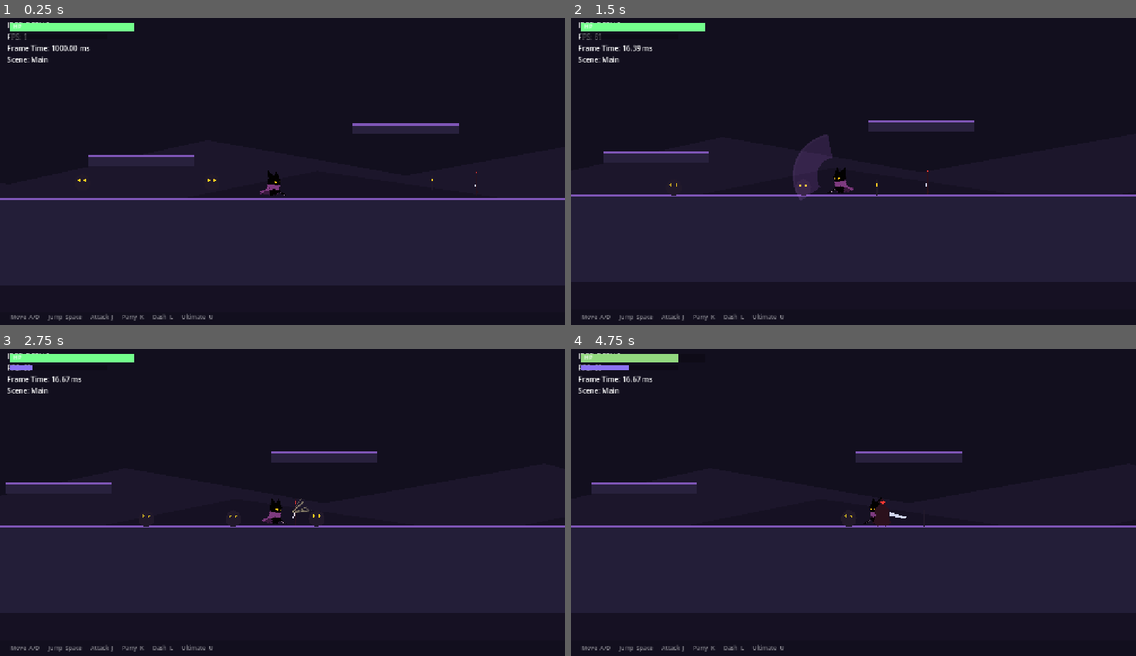
Above: before the commit, frames 1-4 (two rows, left to right).
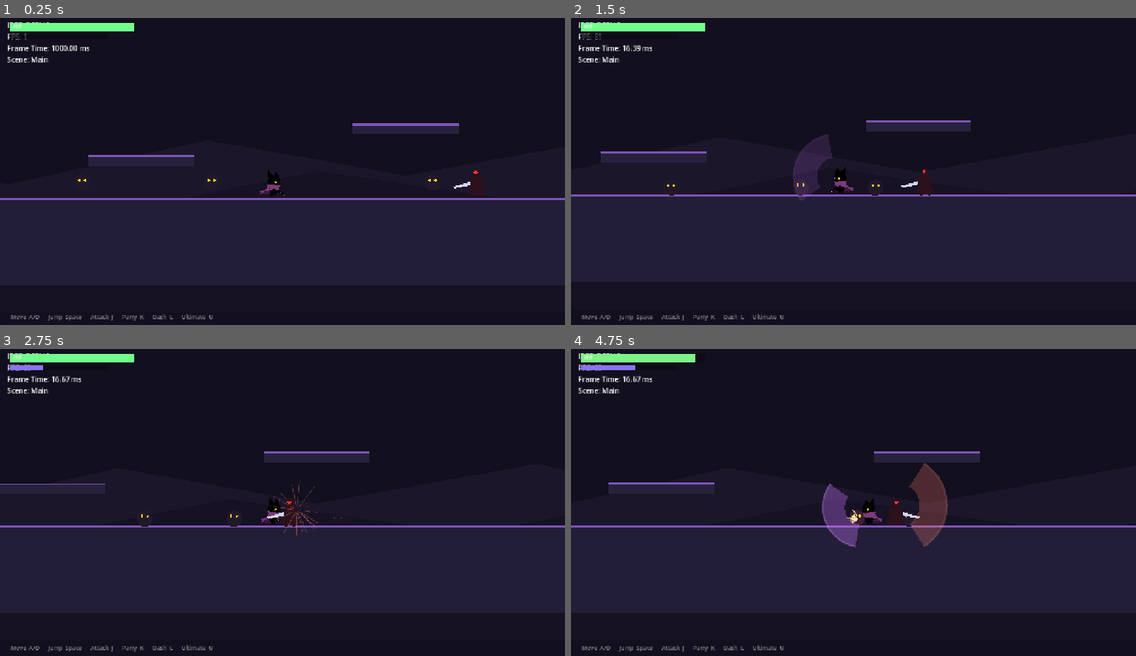
Above: after the commit, the same moments.

Repository: yunjeonghwan01-max/Vibe_voider
Game: Godot game, scene res://app/main.tscn
The game is run twice, just before and just after one commit, with the same random seed, the same clock (stepped at 60 frames per second) and the same inputs.
Inputs (mouse positions are in pixels of both pictures, inside the frame that each line leads up to):
- Up to frame 1 (0.25 s): no input
- Up to frame 2 (1.5 s): tap Enter at 0.5 s; move the mouse to (977, 156) at 0.52 s; hold Right (player_move_right) 0.53-1.28 s; tap J (player_attack) at 0.6, 1.35 s; click (977, 156) at 0.67 s; tap Space (player_jump) at 0.77 s; move the mouse to (740, 186) at 1.27 s; hold Left (player_move_left) from 1.28 s (still down); click (740, 186) at 1.42 s
- Up to frame 3 (2.75 s): tap Space (player_jump) at 1.52 s; move the mouse to (339, 431) at 2.02 s; release Left (player_move_left) at 2.03 s; hold Right (player_move_right) from 2.03 s (still down); tap L (player_dash) at 2.1 s; click (339, 431) at 2.17 s; tap J (player_attack) at 2.3 s
- Up to frame 4 (4.75 s): move the mouse to (825, 566) at 2.77 s; tap K (player_parry) at 2.85 s; click (825, 566) at 2.92 s; tap Space (player_jump) at 3.02, 3.77, 4.52 s; tap J (player_attack) at 3.05, 3.8, 4.35 s; move the mouse to (1023, 551) at 3.52 s; release Right (player_move_right) at 3.53 s; hold Left (player_move_left) from 3.53 s (still down); tap U (player_ultimate) at 3.6 s; click (1023, 551) at 3.67 s; move the mouse to (684, 456) at 4.27 s; click (684, 456) at 4.42 s

The runs differ from the first frame. In frame 1, less than 0.1% of the frame differs, in the area x 75-85%, y 49-56%; in frame 2, 0.2%; in frame 3, 0.6%; in frame 4, 3.2%, in the area x 1-73%, y 1-65%.

Commit message:
Combat feel pass: fix enemy squash, strengthen parry/ultimate feedback
Playtest feedback fixes:

- Enemies "smushed" bug: squash scale only recovered in the ACTIVE
  state, so a hit mid-windup left them stuck deformed during
  hitstun/stagger. Enemy base now recovers visual scale every frame
  in all non-dead states.

- Parry readability + feel: add a full-screen flash (GameFeel.flash),
  show a cyan parry-stance arc and tint the player while the window is
  open, and on success do a stronger freeze/shake, a bright player
  flash, and sparks at both the player and the deflected hit point.
  Detection made robust by polling ParryBox overlaps each window frame
  (not just the enter signal). Parry window 0.18 -> 0.22s. Parried
  enemies now glow cyan for the whole stagger to signal the opening.

- Basic attack jank: buffer attack input across the whole swing,
  lighter hitstop on non-finisher hits (0.025 vs 0.06) so rapid combos
  don't stutter, slightly longer active window, bigger attack hitbox
  (r30 -> r36) for reliable connects.

- Ultimate: hits now spawn a large explosive burst + ring on each
  struck enemy's body, plus a purple screen flash and stronger shake.

Verified via headless import + run (no errors).

Co-Authored-By: Claude Opus 4.8 <noreply@anthropic.com>

Diff:
--- a/actors/enemies/duelist/duelist.gd
+++ b/actors/enemies/duelist/duelist.gd
@@ -39,7 +39,6 @@
 
 
 func _enemy_ai(delta: float) -> void:
-	visual.scale = visual.scale.lerp(Vector2(1.0, 1.0), 1.0 - exp(-12.0 * delta))
 	var dist := distance_to_target()
 
 	match _phase:
--- a/actors/enemies/enemy.gd
+++ b/actors/enemies/enemy.gd
@@ -78,7 +78,7 @@
 
 	move_and_slide()
 	_update_flash(delta)
-	_update_visual_facing()
+	_update_visual(delta)
 
 
 ## 하위 클래스가 구현하는 AI. 기본은 정지.
@@ -198,17 +198,26 @@
 
 
 func _update_flash(delta: float) -> void:
+	if state == State.DEAD:
+		return
 	if _flash_amount > 0.0:
 		_flash_amount = maxf(_flash_amount - delta * 7.0, 0.0)
 		visual.modulate = Color.WHITE.lerp(_flash_col, _flash_amount)
-	elif visual.modulate != Color.WHITE and state != State.DEAD:
+	elif state == State.STAGGER:
+		# 패링당한 빈틈 — 스태거 내내 청록빛으로 "지금 때려" 신호를 유지한다.
+		visual.modulate = Color(0.55, 0.8, 1.35)
+	elif visual.modulate != Color.WHITE:
 		visual.modulate = Color.WHITE
 
 
-func _update_visual_facing() -> void:
-	if state == State.DEAD:
-		return
-	visual.scale.x = absf(visual.scale.x) * signf(facing if facing != 0.0 else 1.0)
+func _update_visual(delta: float) -> void:
+	if state == State.DEAD:
+		return
+	# 스쿼시 복구 — 어떤 상태(히트스턴/스태거 포함)에서도 매 프레임 크기를 1로 되돌린다.
+	# (예전엔 ACTIVE에서만 복구돼서 피격 중 눌린 채 멈추는 "뭉개짐" 버그가 있었다.)
+	var mag := visual.scale.abs().lerp(Vector2.ONE, 1.0 - exp(-16.0 * delta))
+	var sign := signf(facing) if facing != 0.0 else 1.0
+	visual.scale = Vector2(mag.x * sign, mag.y)
 
 
 func _spawn_death_spark() -> void:
--- a/actors/enemies/grunt/grunt.gd
+++ b/actors/enemies/grunt/grunt.gd
@@ -25,8 +25,6 @@
 
 func _enemy_ai(delta: float) -> void:
 	_cd = maxf(_cd - delta, 0.0)
-	visual.scale = visual.scale.lerp(Vector2(1.0, 1.0), 1.0 - exp(-12.0 * delta))
-
 	match _atk:
 		Atk.APPROACH:
 			facing = dir_to_target()
--- a/actors/player/player.gd
+++ b/actors/player/player.gd
@@ -44,12 +44,12 @@
 @export var combo_knockback: Array[float] = [160.0, 160.0, 320.0]
 @export var combo_aim_degrees: Array[float] = [22.0, -22.0, 0.0]
 @export var swing_windup: float = 0.035
-@export var swing_active: float = 0.09
-@export var swing_recovery: float = 0.13
+@export var swing_active: float = 0.11
+@export var swing_recovery: float = 0.10
 @export var combo_reset_time: float = 0.32     # 마지막 입력 후 이 시간 지나면 콤보 초기화
 
 @export_group("Parry")
-@export var parry_window: float = 0.18          # 이 시간 안에 적 공격을 맞으면 패링 성공
+@export var parry_window: float = 0.22          # 이 시간 안에 적 공격을 맞으면 패링 성공
 @export var parry_recovery: float = 0.16        # 창이 닫힌 뒤 경직(패링 리스크)
 @export var parry_cooldown: float = 0.28
 
@@ -297,6 +297,10 @@
 
 func _process_attack(delta: float) -> void:
 	_action_time += delta
+	# 스윙 내내 공격 입력을 버퍼링 → 연타가 매끄럽게 이어진다(윈드업 중 눌러도 유효).
+	if Input.is_action_just_pressed("player_attack"):
+		_attack_buffered = true
+
 	# 지상이면 마찰로 런지 감속, 공중이면 약한 제어
 	if is_on_floor():
 		velocity.x = move_toward(velocity.x, _move_input() * run_speed * 0.4, ground_friction * 0.6 * delta)
@@ -314,10 +318,8 @@
 		_hitbox_live = false
 		attack_hitbox.monitoring = false
 
-	# 회복 구간에서 버퍼된 입력을 받아 콤보 연결 / 대시 캔슬
+	# 액티브 이후부터 대시/패링으로 캔슬 가능
 	if _action_time >= active_start:
-		if Input.is_action_just_pressed("player_attack"):
-			_attack_buffered = true
 		if Input.is_action_just_pressed("player_dash") and _can_dash():
 			_end_attack()
 			_start_dash()
@@ -343,14 +345,36 @@
 
 
 func _on_attack_landed(hurt: HurtboxComponent) -> void:
-	# 명중 손맛: 짧은 프리즈 + 흔들림 + 스파크 + 궁극기 충전
-	GameFeel.hit_stop(0.05)
-	GameFeel.shake(0.22)
+	if action == Action.ULTIMATE:
+		_on_ultimate_hit(hurt)
+		return
+	# 기본 콤보: 끊김이 안 느껴지게 프리즈는 가볍게, 마무리(3타)만 묵직하게
+	var finisher := _combo_index >= combo_damage.size() - 1
+	GameFeel.hit_stop(0.06 if finisher else 0.025)
+	GameFeel.shake(0.32 if finisher else 0.16)
 	_add_ultimate(ult_charge_on_hit)
 	var hit_pos: Vector2 = hurt.global_position
-	_spawn_spark(hit_pos, Color(1.0, 0.95, 0.7, 1.0), 7, 90.0, rad_to_deg(Vector2(facing, -0.2).angle()), 46.0)
+	_spawn_spark(hit_pos, Color(1.0, 0.95, 0.7, 1.0), 8, 95.0, rad_to_deg(Vector2(facing, -0.2).angle()), 50.0)
 	# 명중 시 살짝 더 파고드는 런지
 	velocity.x = facing * maxf(absf(velocity.x), 120.0)
+
+
+func _on_ultimate_hit(hurt: HurtboxComponent) -> void:
+	# 궁극기 명중 — 맞는 적 몸에 강한 폭발형 버스트 + 화면 플래시
+	GameFeel.hit_stop(0.09)
+	GameFeel.shake(0.6)
+	GameFeel.flash(Color(0.85, 0.6, 1.0), 0.28, 0.16)
+	_spawn_impact(hurt.global_position)
+
+
+func _spawn_impact(pos: Vector2) -> void:
+	if spark_scene == null:
+		return
+	var s := spark_scene.instantiate() as SparkEffect
+	_fx_parent().add_child(s)
+	s.global_position = pos
+	s.burst(Color(1.0, 0.85, 1.0, 1.0), 22, 360.0, 0.0, 110.0, 0.34)
+	s.with_ring(Color(0.9, 0.7, 1.0, 1.0), 120.0)
 
 
 # ─────────────────────────── 패링 ───────────────────────────
@@ -367,6 +391,8 @@
 	parry_box.monitoring = true
 	parry_box.position = Vector2(facing * absf(_attack_hitbox_base_pos.x), _attack_hitbox_base_pos.y)
 	_squash = Vector2(0.86, 1.14)
+	sprite.modulate = Color(0.7, 1.1, 1.45)   # 패링 자세 — 청록빛으로 물든다(창이 열렸다는 신호)
+	_spawn_parry_stance()
 
 
 func _process_parry(delta: float) -> void:
@@ -375,15 +401,26 @@
 		velocity.x = move_toward(velocity.x, 0.0, ground_friction * delta)
 	_apply_gravity(delta)
 
+	# 창이 열린 동안엔 enter 신호를 놓치지 않도록 겹친 적 Hitbox를 매 프레임 직접 확인한다.
+	if parry_box.monitoring and not _parry_success:
+		for area in parry_box.get_overlapping_areas():
+			var hb := area as HitboxComponent
+			if hb != null:
+				_parry_success = true
+				_trigger_parry_success(hb)
+				break
+
 	if _action_time >= parry_window and parry_box.monitoring:
 		# 창 종료 — 성공 못 했으면 이제부터 다시 취약해진다.
 		parry_box.monitoring = false
 		if not _parry_success:
 			hurtbox.invincible = false
+			sprite.modulate = Color.WHITE
 
 	if _action_time >= parry_window + parry_recovery:
 		action = Action.NONE
 		hurtbox.invincible = false
+		sprite.modulate = Color.WHITE
 
 
 func _on_parry_box_area_entered(area: Area2D) -> void:
@@ -397,13 +434,15 @@
 
 
 func _trigger_parry_success(enemy_hitbox: HitboxComponent) -> void:
-	# 강한 손맛: 더 긴 프리즈 + 큰 흔들림 + 링 스파크 + 궁극기 대량 충전
-	GameFeel.hit_stop(0.11, 0.03)
-	GameFeel.shake(0.5)
+	# 아주 명확한 손맛: 화면 플래시 + 강한 프리즈 + 큰 흔들림 + 링 스파크 + 궁극기 대량 충전
+	GameFeel.hit_stop(0.14, 0.02)
+	GameFeel.shake(0.75)
+	GameFeel.flash(Color(0.8, 0.95, 1.0), 0.5, 0.16)
 	_add_ultimate(ult_charge_on_parry)
 	hurtbox.invincible = true            # 성공 후 잠깐 더 안전
-	var spark_pos := global_position + Vector2(facing * 26.0, -18.0)
-	_spawn_parry_spark(spark_pos)
+	sprite.modulate = Color(2.2, 2.3, 2.6)   # 성공 순간 번쩍 (창 종료 때 흰색으로 복구)
+	_spawn_parry_spark(global_position + Vector2(facing * 26.0, -16.0))
+	_spawn_parry_spark(enemy_hitbox.global_position)  # 튕겨낸 지점에도 스파크
 
 	# 공격자(적)에게 패링당했음을 알린다 — 적이 경직/반격 재조정한다.
 	var attacker: Node = enemy_hitbox.source if enemy_hitbox.source else enemy_hitbox.owner
@@ -612,6 +651,20 @@
 	s.with_ring(Color(1.0, 1.0, 1.0, 1.0), 90.0)
 
 
+func _spawn_parry_stance() -> void:
+	# 패링 창이 열릴 때 앞쪽에 청록 호를 띄워 "지금 패링 중"임을 보이게 한다.
+	if slash_scene == null:
+		return
+	var s := slash_scene.instantiate() as SlashEffect
+	s.color = Color(0.5, 0.9, 1.0, 0.75)
+	s.core_color = Color(0.85, 1.0, 1.0, 1.0)
+	s.arc_degrees = 150.0
+	s.lifetime = 0.22
+	_fx_parent().add_child(s)
+	s.global_position = global_position + Vector2(facing * 26.0, -10.0)
+	s.setup(facing, 0.0, 0.95)
+
+
 func _spawn_afterimage() -> void:
 	if afterimage_scene == null:
 		return
--- a/actors/player/player.tscn
+++ b/actors/player/player.tscn
@@ -18,7 +18,7 @@
 height = 50.0
 
 [sub_resource type="CircleShape2D" id="Circ_attack"]
-radius = 30.0
+radius = 36.0
 
 [sub_resource type="CircleShape2D" id="Circ_parry"]
 radius = 42.0
--- a/app/main.tscn
+++ b/app/main.tscn
@@ -2,11 +2,11 @@
 
 [ext_resource type="Script" uid="uid://1v42i2u64m44" path="res://app/main.gd" id="1_dmym1"]
 [ext_resource type="PackedScene" uid="uid://ccec0fumldw1y" path="res://toolkit/toolkit.tscn" id="2_x6rnu"]
-[ext_resource type="PackedScene" uid="uid://carenavoider01" path="res://levels/arena/arena.tscn" id="3_arena"]
+[ext_resource type="PackedScene" uid="uid://c2gt8w17qxv41" path="res://levels/arena/arena.tscn" id="3_arena"]
 
 [node name="Main" type="Node" unique_id=722765371]
 script = ExtResource("1_dmym1")
 
-[node name="Arena" parent="." instance=ExtResource("3_arena")]
+[node name="Arena" parent="." unique_id=1701046283 instance=ExtResource("3_arena")]
 
 [node name="Toolkit" parent="." unique_id=758752430 instance=ExtResource("2_x6rnu")]
--- a/managers/game_feel.gd
+++ b/managers/game_feel.gd
@@ -5,11 +5,34 @@
 ## 흔들림 자체는 GameCamera가 가진다. GameFeel은 "어디서든 호출" 편의를 제공한다.
 
 var _hitstop_token: int = 0
+var _flash_rect: ColorRect = null
 
 
 func _ready() -> void:
 	# 게임이 멈추거나 time_scale이 0이어도 hit-stop 복구 타이머는 돌아야 한다.
 	process_mode = Node.PROCESS_MODE_ALWAYS
+	_build_flash_layer()
+
+
+## 화면 전체 플래시용 레이어 (패링/궁극기 등 "큰 순간"의 명확한 피드백).
+func _build_flash_layer() -> void:
+	var layer := CanvasLayer.new()
+	layer.layer = 90
+	add_child(layer)
+	_flash_rect = ColorRect.new()
+	_flash_rect.color = Color(1, 1, 1, 0)
+	_flash_rect.mouse_filter = Control.MOUSE_FILTER_IGNORE
+	_flash_rect.set_anchors_preset(Control.PRESET_FULL_RECT)
+	layer.add_child(_flash_rect)
+
+
+## 화면을 color로 번쩍이고 duration 동안 사라진다.
+func flash(color: Color, start_alpha: float = 0.4, duration: float = 0.14) -> void:
+	if _flash_rect == null:
+		return
+	_flash_rect.color = Color(color.r, color.g, color.b, start_alpha)
+	var tw := create_tween()
+	tw.tween_property(_flash_rect, "color:a", 0.0, duration).set_trans(Tween.TRANS_QUAD)
 
 
 ## 아주 짧게 시간을 (거의) 멈췄다 되돌린다. 타격의 무게를 만든다.
--- a/project.godot
+++ b/project.godot
@@ -96,13 +96,13 @@
 player_attack={
 "deadzone": 0.5,
 "events": [Object(InputEventKey,"resource_local_to_scene":false,"resource_name":"","device":-1,"window_id":0,"alt_press …(190 unchanged characters)…
-, Object(InputEventMouseButton,"resource_local_to_scene":fal …(93 unchanged characters)… rl_pressed":false,"meta_pressed":false,"pressed":false,"canceled":false,"button_mask":0,"position":Vector2(0, 0),"global_position":Vector2(0, 0),"factor":1.0,"button_index":1,"double_click":false,"script":null)
+, Object(InputEventMouseButton,"resource_local_to_scene":fal …(93 unchanged characters)… rl_pressed":false,"meta_pressed":false,"button_mask":0,"position":Vector2(0, 0),"global_position":Vector2(0, 0),"factor":1.0,"button_index":1,"canceled":false,"pressed":false,"double_click":false,"script":null)
 ]
 }
 player_parry={
 "deadzone": 0.5,
 "events": [Object(InputEventKey,"resource_local_to_scene":false,"resource_name":"","device":-1,"window_id":0,"alt_press …(190 unchanged characters)…
-, Object(InputEventMouseButton,"resource_local_to_scene":fal …(93 unchanged characters)… rl_pressed":false,"meta_pressed":false,"pressed":false,"canceled":false,"button_mask":0,"position":Vector2(0, 0),"global_position":Vector2(0, 0),"factor":1.0,"button_index":2,"double_click":false,"script":null)
+, Object(InputEventMouseButton,"resource_local_to_scene":fal …(93 unchanged characters)… rl_pressed":false,"meta_pressed":false,"button_mask":0,"position":Vector2(0, 0),"global_position":Vector2(0, 0),"factor":1.0,"button_index":2,"canceled":false,"pressed":false,"double_click":false,"script":null)
 ]
 }
 player_dash={
